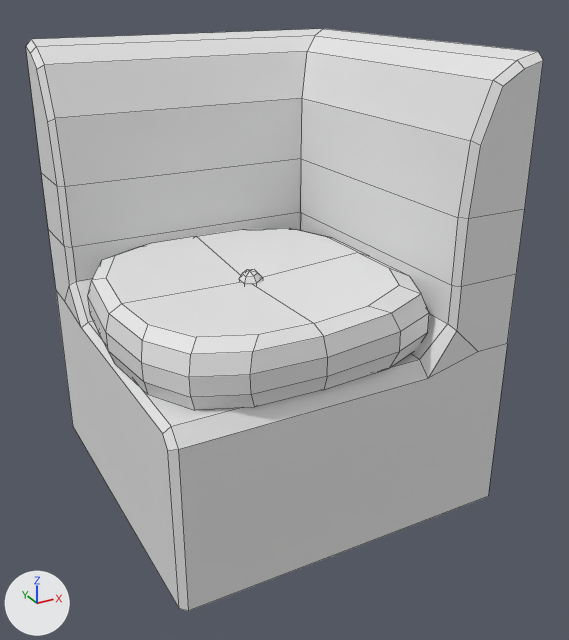
An edit to the FBX model Assets/Models/chair_corner.fbx, drawn before and after from the same camera.
Before and after are seen from a camera (50 mm lens) standing at (-0.652, -1.31, 1.02) and looking at (0.068, -0.001, 0.366). Arrows for +X, +Y and +Z are at lower left; the lights stay in place. Mesh edges are drawn as thin lines. Where no turn or scale is listed for an object, it has been applied to the vertices.

The first picture shows 'sofa_piece.001'.
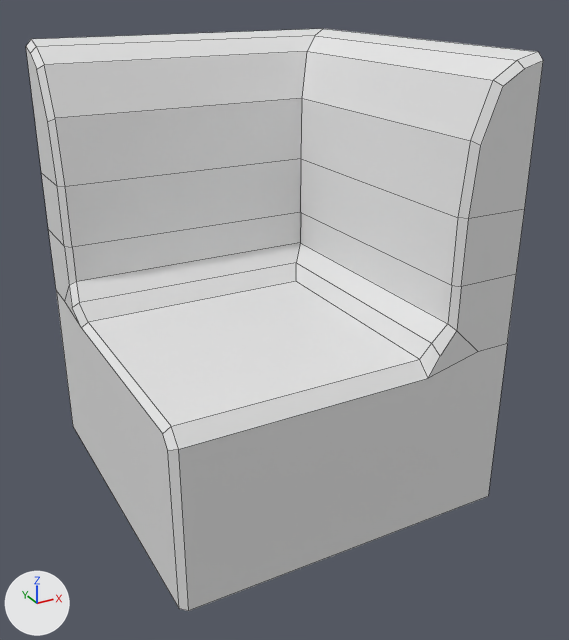
Where the newer file only moved an object's origin or applied its transform, the numbers keep the older frame.

What differs and where, as boxes [x1, y1, x2, y2] in the pictures (569 x 640 px):
part 1 of me_cube_003, deleted
    before: [88, 228, 429, 410]
part 2 of me_cube_003, deleted
    before: [239, 269, 263, 285]
part 3 of me_cube_003, built on
    before: [65, 279, 478, 378]
    after: [65, 243, 478, 378]

The edits, one by one:
me_cube_003 has 177 vertices, 158 faces and spans x -0.01..0.7, y 0.0..0.71, z 0.0..0.9.
me_cube_003 is used by ob_sofa_piece_001; location (-0.3, -0.3, 0.0).
Verts and faces of me_cube_003; kept vertices keep their numbers, new ones are numbered from 177.
Before the commit, vertices of me_cube_003: 18 (0.625, 0.0, 0.36) at pixel (478, 351), 19 (0.556, 0.562, 0.428), 20 (0.508, 0.496, 0.36), 21 (0.0, 0.632, 0.36) at pixel (64, 301), 48 (0.556, 0.014, 0.428) at pixel (447, 323).
Before the commit, vertices of me_cube_003: 49 (0.567, 0.0, 0.417) at pixel (456, 330), 50 (0.0, 0.505, 0.347) at pixel (81, 327), 51 (0.013, 0.496, 0.36) at pixel (88, 322), 52 (0.013, 0.562, 0.428) at pixel (76, 281), 53 (0.0, 0.573, 0.417) at pixel (69, 285).
Before the commit, vertices of me_cube_003: 58 (0.508, 0.0, 0.333) at pixel (428, 378), 59 (0.508, 0.028, 0.36) at pixel (419, 359).
me_cube_003 part 1: the loose piece of 98 vertices spanning x -0.01..0.572, y 0.001..0.576, z 0.344..0.496 is deleted.
me_cube_003 part 2: the loose piece of 19 vertices spanning x 0.261..0.302, y 0.252..0.3, z 0.463..0.498 is deleted.
Part 3, on me_cube_003:
Faces deleted: (21, 50, 53), (18, 49, 58), (19, 52, 51, 20), (19, 20, 59, 48), (50, 51, 52, 53), (48, 59, 58, 49).
New vertex 177 is at (0.525, 0.526, 0.394), pixel (296, 262).
New vertex 178 is at (0.006, 0.526, 0.394), pixel (79, 302).
New vertex 179 is at (-0.007, 0.536, 0.382), pixel (72, 307).
New vertex 180 is at (0.531, -0.003, 0.375), pixel (440, 356).
New vertex 181 is at (0.525, 0.018, 0.394), pixel (431, 343).
New faces: (21, 50, 179, 53), (18, 49, 180, 58), (19, 52, 178, 177), (19, 177, 181, 48), (52, 53, 179, 178), (48, 181, 180, 49).
New faces: (58, 180, 181, 59), (50, 51, 178, 179), (20, 59, 181, 177), (20, 177, 178, 51).
